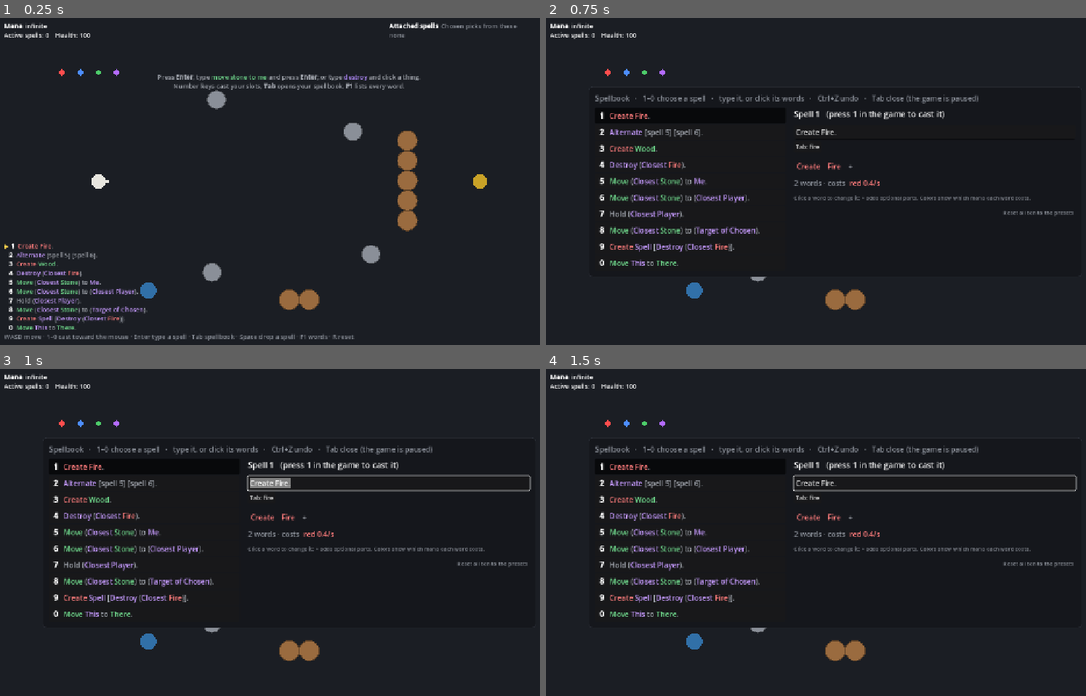
Above: before the commit, frames 1-4 (two rows, left to right).
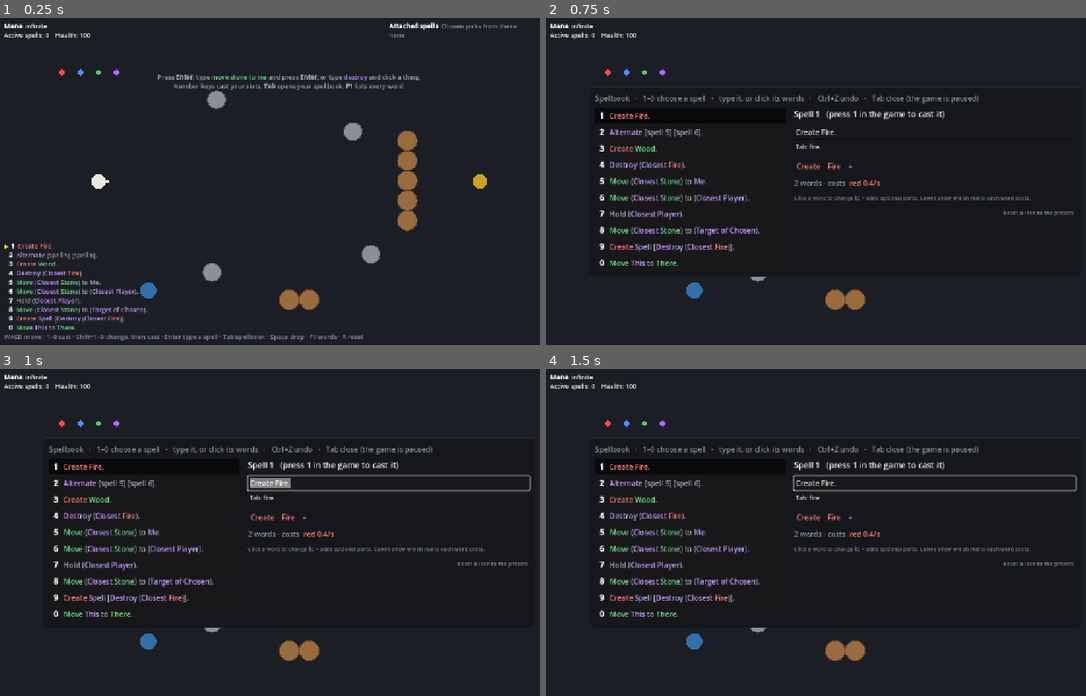
Above: after the commit, the same moments.

Repository: oscarjocque/spellcraft-prototype
Game: Godot game, scene res://scenes/main.tscn
Same seed, same stepped clock (60 frames per second), same inputs: the game is played once before the commit and once after it.
Inputs (mouse positions are in pixels of both pictures, inside the frame that each line leads up to):
- Up to frame 1 (0.25 s): no input
- Up to frame 2 (0.75 s): tap B at 0.5 s; move the mouse to (961, 165) at 0.52 s; hold D (move_right) from 0.53 s (still down); tap Tab at 0.6 s; click (961, 165) at 0.67 s
- Up to frame 3 (1 s): keep holding D (move_right); tap Space at 0.77 s; tap Enter at 0.8 s
- Up to frame 4 (1.5 s): release D (move_right) at 1.25 s; click "[b]1[/b] [color=#ff7d7d]Creat…" at 1.25 s

The runs differ from the first frame. In frame 1, 0.4% of the frame differs, in the area x 13-68%, y 96-99%; in frame 2, nothing differs; in frame 3, nothing differs; in frame 4, nothing differs.

Commit message:
Shift+number puts a slot's spell in the typing bar
To change a word or two of a saved spell and cast it, or save it back with
Ctrl and the number, without opening the spellbook.

Co-Authored-By: Claude Opus 5.5 <noreply@anthropic.com>
Claude-Session: https://claude.ai/code/session_013jfXwMwWtv4oDjb8vuFPPJ

Diff:
--- a/scripts/main.gd
+++ b/scripts/main.gd
@@ -243,7 +243,10 @@
 		return
 	if event is InputEventKey and event.pressed and not event.echo:
 		var slot: int = 9 if event.keycode == KEY_0 else event.keycode - KEY_1
-		if slot >= 0 and slot < mini(slots.size(), 10):
+		if slot >= 0 and slot < mini(slots.size(), 10) and event.shift_pressed:
+			if not flow.busy() and not picker.visible:
+				quick.open(SpellGrammar.to_text(slots[slot]))  # to change it, then cast or save it
+		elif slot >= 0 and slot < mini(slots.size(), 10):
 			# A number key casts its slot toward the mouse right away.
 			if not flow.busy() and not picker.visible:
 				selected = slot
--- a/scripts/ui/hud.gd
+++ b/scripts/ui/hud.gd
@@ -67,7 +67,7 @@
 	_notices = _notices.filter(func(n: Array) -> bool: return now - n[1] < MESSAGE_SECONDS * 1000)
 	for n in _notices:
 		text += "[color=#ffd34d]%s[/color]\n" % n[0]
-	text += "[color=#8a8f98]WASD move · 1–0 cast toward the mouse · Enter type a spell · Tab spellbook · Space drop a spell · F1 words · R reset[/color]"
+	text += "[color=#8a8f98]WASD move · 1–0 cast · Shift+1–0 change, then cast · Enter type a spell · Tab spellbook · Space drop · F1 words · R reset[/color]"
 	_show_text(_bottom, text)
 	# Grows up from the bottom as messages come and go.
 	_bottom.position.y = _bottom.get_viewport_rect().size.y - _bottom.get_content_height() - 8
--- a/scripts/ui/quick_cast.gd
+++ b/scripts/ui/quick_cast.gd
@@ -47,8 +47,9 @@
 	_status.visible = text != ""
 
 
-func open() -> void:
-	input.set_text("")
+## Opens the bar with `text` in it (a slot's spell, to change before casting).
+func open(text := "") -> void:
+	input.set_text(text)
 	_history_at = _history.size()
 	if not _history.is_empty():
 		input.field.placeholder_text = "Enter: %s again   ·   ↑ earlier spells" % _history.back()
Not shown, changed: README.md
